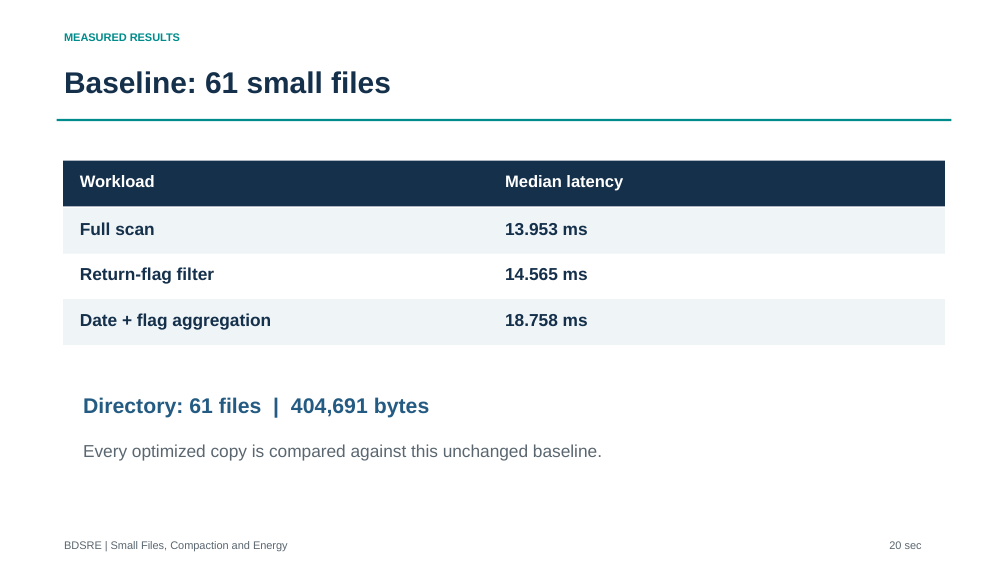
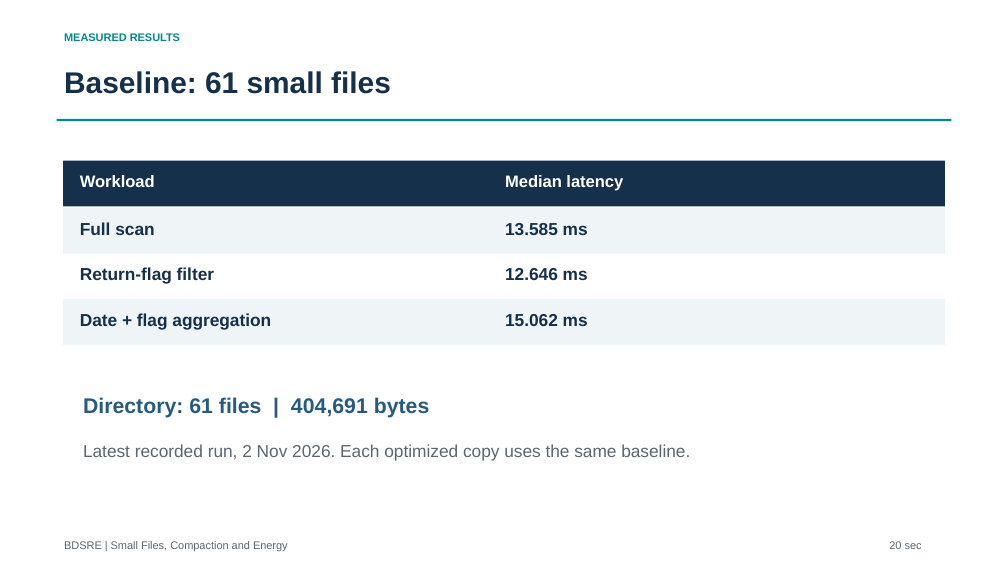
Before and after one commit to Akash-338/BDSRE-Mini-Project, a slide deck: slide 4 of presentations/three-minute-demo-narrated.pptx. Drawn at 1008x567 pixels with LibreOffice and Linux fonts; fonts in the diff are those of the drawing; background and template pictures are left out. Boxes give left, top, right and bottom in pixels: in the first picture for what was removed or moved away, otherwise in the second. Text is boxed around its words. In the diff, an @@ line names an element or a change of style, - is before the commit and + after.

```diff
--- a/presentations/three-minute-demo-narrated.pptx
+++ b/presentations/three-minute-demo-narrated.pptx
@@ text at [505, 223, 588, 235]: text changed @@
-13.953 ms
+13.585 ms
@@ text at [505, 268, 588, 280]: text changed @@
-14.565 ms
+12.646 ms
@@ text at [505, 314, 588, 326]: text changed @@
-18.758 ms
+15.062 ms
@@ text at [83, 444, 690, 461]: text changed @@
-Every optimized copy is compared against this unchanged baseline.
+Latest recorded run, 2 Nov 2026. Each optimized copy uses the same baseline.
```
Also in this commit, not shown: 5 other slides changed.
